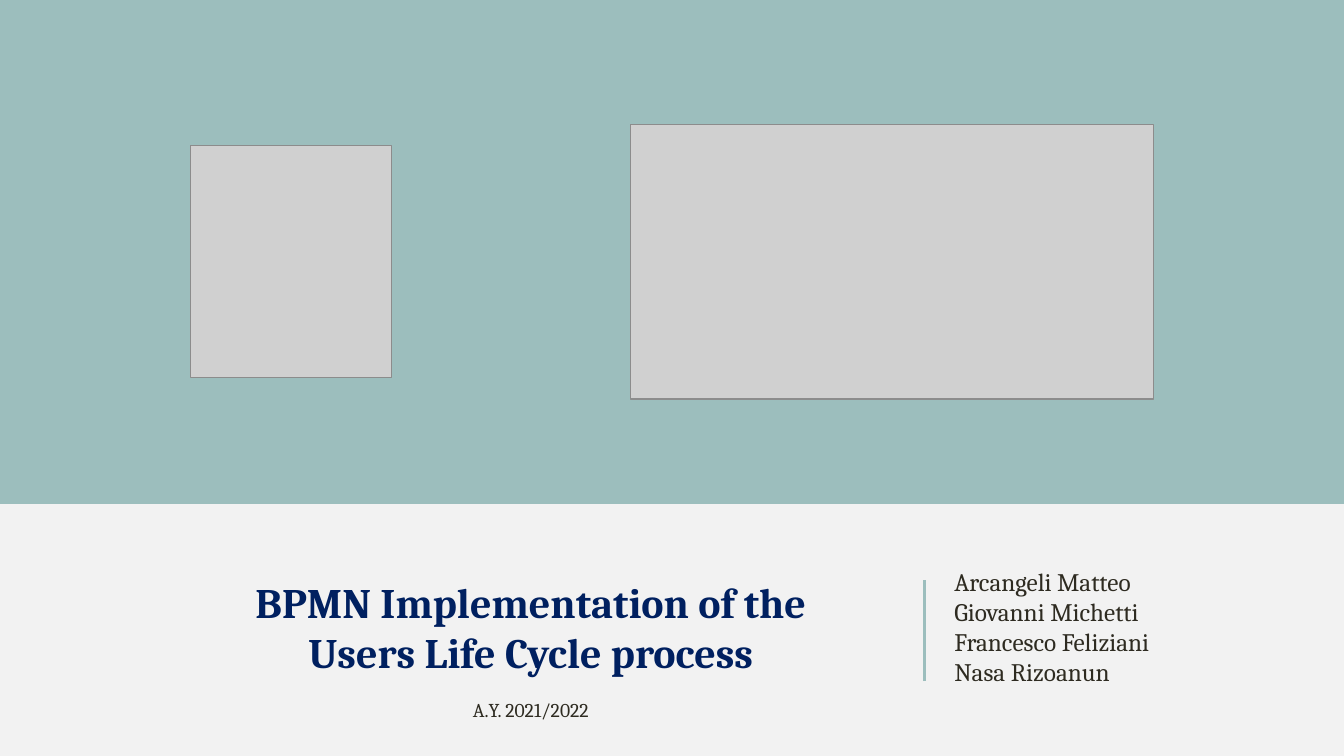
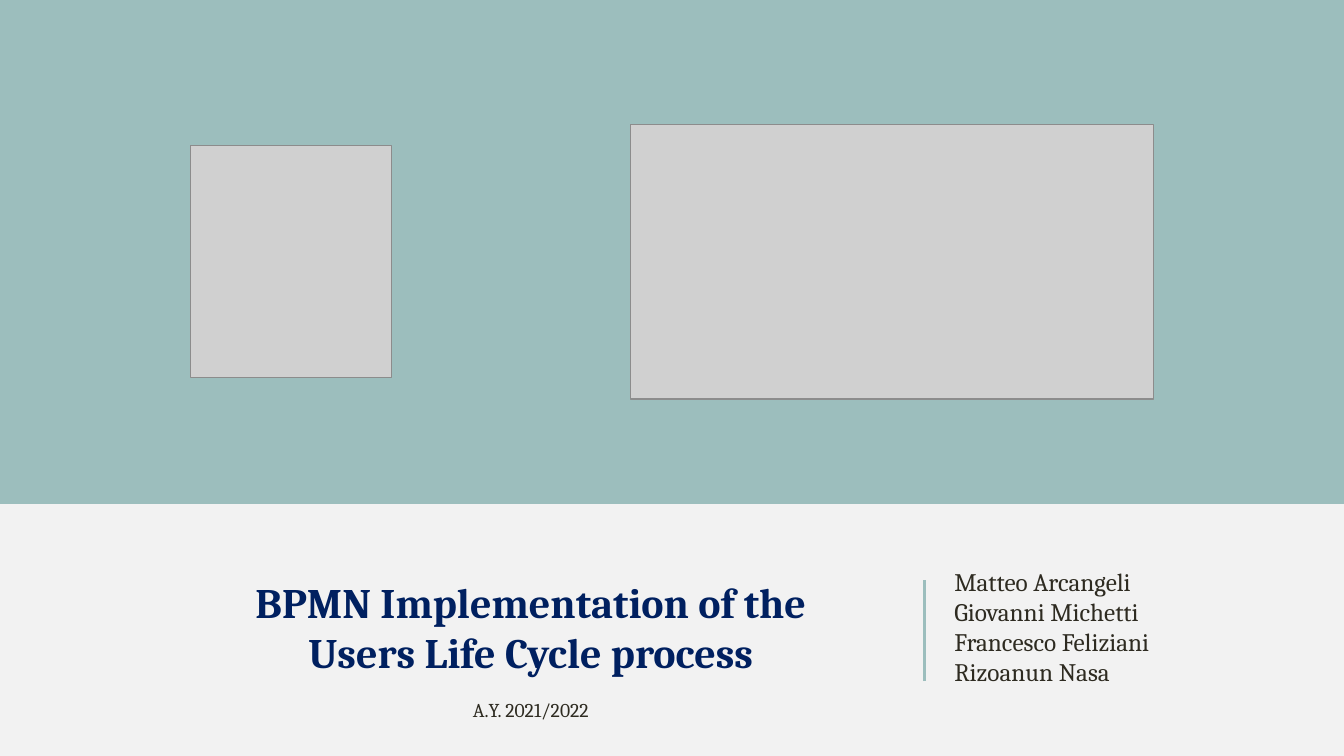
Before and after one commit to Matteoa99/ESI_project, a slide deck: slide 1 of ESI_presentation.pptx. Drawn at 1344x756 pixels with LibreOffice and Linux fonts; fonts in the diff are those of the drawing; grey boxes stand for pictures. Boxes give left, top, right and bottom in pixels: in the first picture for what was removed or moved away, otherwise in the second. Text is boxed around its words. In the diff, an @@ line names an element or a change of style, - is before the commit and + after.

```diff
--- a/ESI_presentation.pptx
+++ b/ESI_presentation.pptx
@@ text at box(954, 573, 1130, 597): text changed @@
-Arcangeli Matteo
+Matteo Arcangeli
@@ text at box(954, 664, 1110, 681): text changed @@
-Nasa Rizoanun
+Rizoanun Nasa
```
Also in this commit, not shown: 1 other slide changed, 3 slides added, 4 other files.
